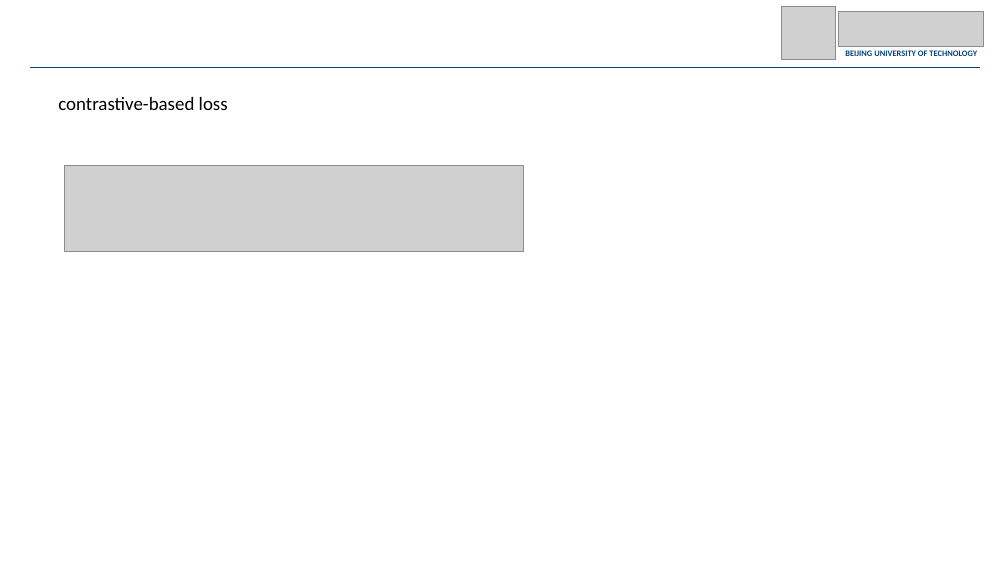
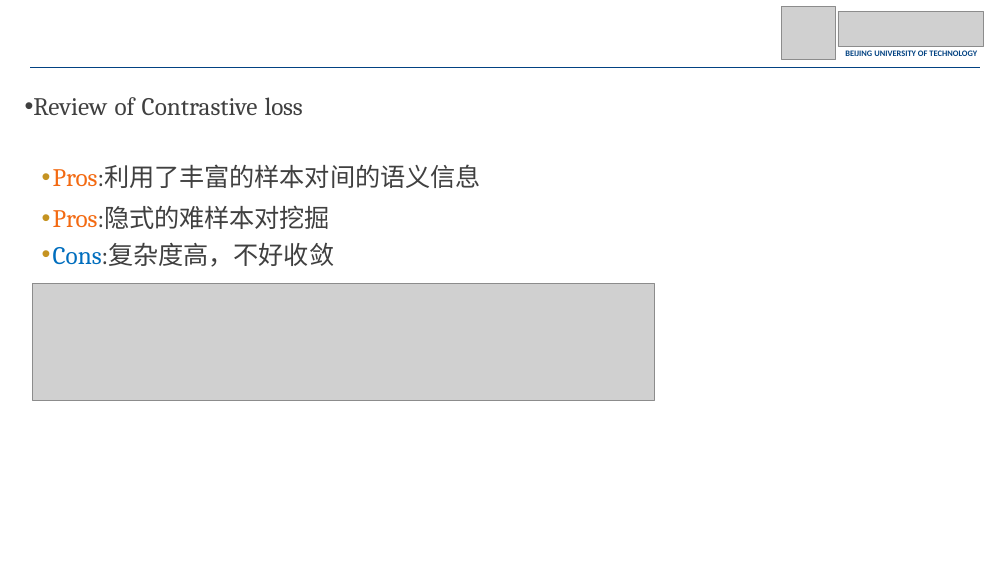
Before and after one commit to JohnnyM1ng/dissertation-proposal, a slide deck: slide 8 of 2023_12_08_论文讲解_张一鸣.pptx (slide 13 before the commit). Drawn at 1008x567 pixels with LibreOffice and Linux fonts; fonts in the diff are those of the drawing; grey boxes stand for pictures; background and template pictures are left out. Boxes give left, top, right and bottom in pixels: in the first picture for what was removed or moved away, otherwise in the second. Text is boxed around its words. In the diff, an @@ line names an element or a change of style, - is before the commit and + after.

```diff
--- a/2023_12_08_论文讲解_张一鸣.pptx
+++ b/2023_12_08_论文讲解_张一鸣.pptx
@@ text added at <box>33,97,481,267</box>, 24 pt, text #404040 @@
+• Review of Contrastive loss
+• Pros:利用了丰富的样本对间的语义信息
+• Pros:隐式的难样本对挖掘
+• Cons:复杂度高，不好收敛
@@ text removed at <box>58,97,228,110</box> @@
-contrastive-based loss
@@ picture: place and size @@
-picture at <box>64,166,523,252</box>
+picture at <box>33,284,654,400</box>
```
Also in this commit, not shown: 7 other slides changed, 1 slide added, 4 slides removed.
